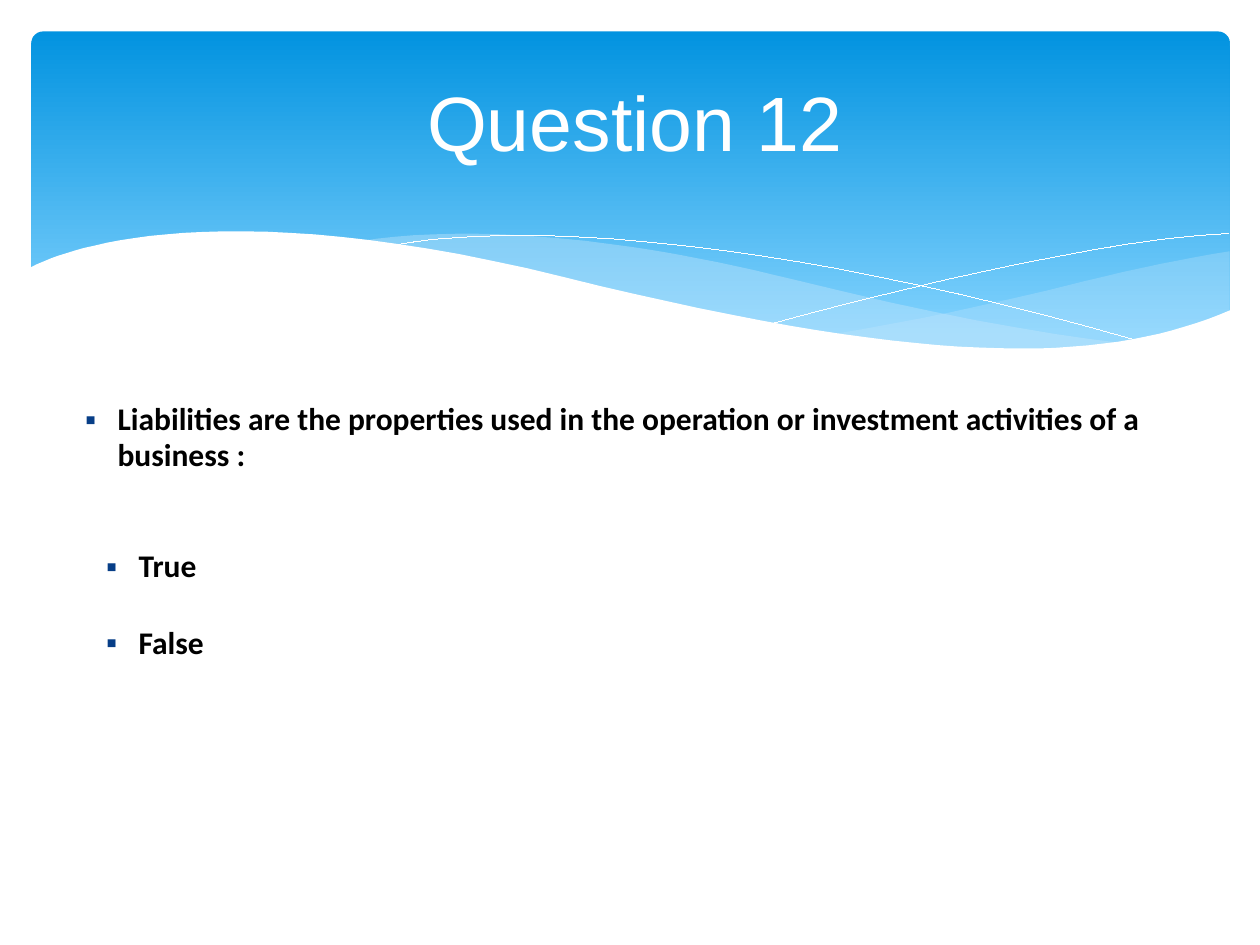
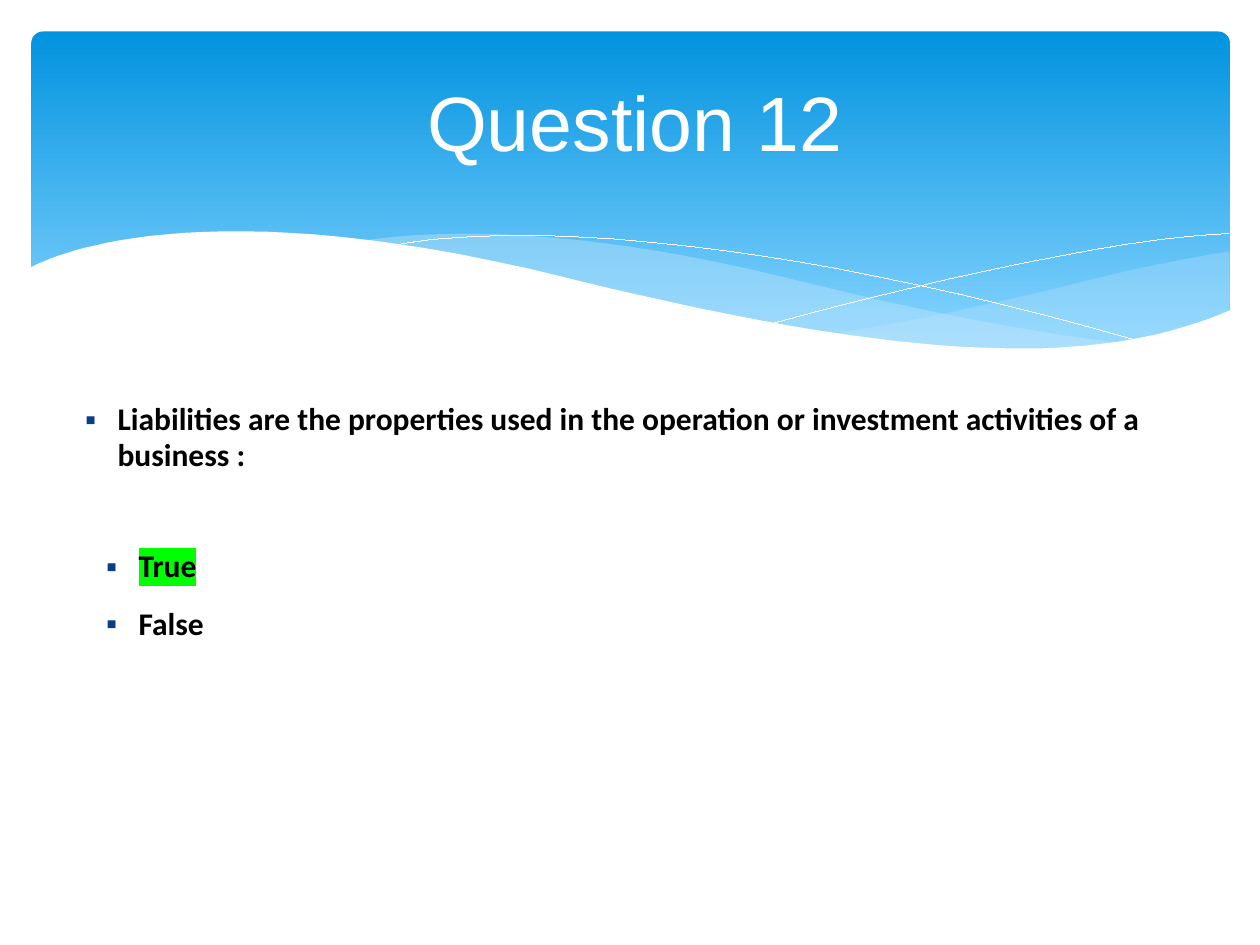
Before and after one commit to ediziks/EPITA-DSA-Notes, a slide deck: slide 14 of Finance/FITM - Finance quiz.pptx. Drawn at 1260x945 pixels with LibreOffice and Linux fonts; fonts in the diff are those of the drawing. Boxes give left, top, right and bottom in pixels: in the first picture for what was removed or moved away, otherwise in the second. Text is boxed around its words. In the diff, an @@ line names an element or a change of style, - is before the commit and + after.

```diff
--- a/Finance/FITM - Finance quiz.pptx
+++ b/Finance/FITM - Finance quiz.pptx
@@ text "True" at (x1=139, y1=551, x2=197, y2=585): highlight none to #00FF00 @@
@@ text "False" moved from (x1=139, y1=632, x2=204, y2=655) to (x1=139, y1=613, x2=204, y2=636) @@
```
Also in this commit, not shown: 12 other slides changed, 1 other file.
